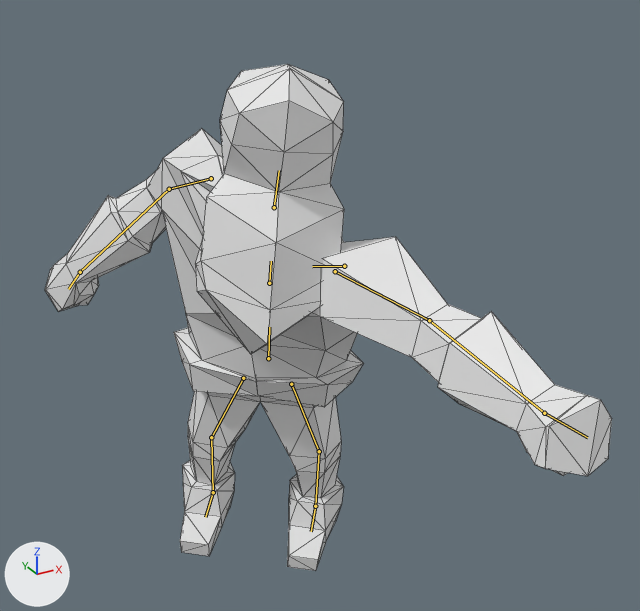
Before and after pictures for a commit that changed the Blender file Animations/WarriorLeftPunch.blend.
Rendered twice from a 50 mm lens placed at (-5.46, -11.62, 9.92), pointed at (-0.14, -1.93, 5.08). Every picture has the same lights, and +X, +Y and +Z are marked at lower left. Both versions are drawn at frame 8 of the action 'ArmatureAction.001'; the numbers are the values there. The bones that bend it are drawn over the model as lines. Mesh edges are drawn as thin lines.
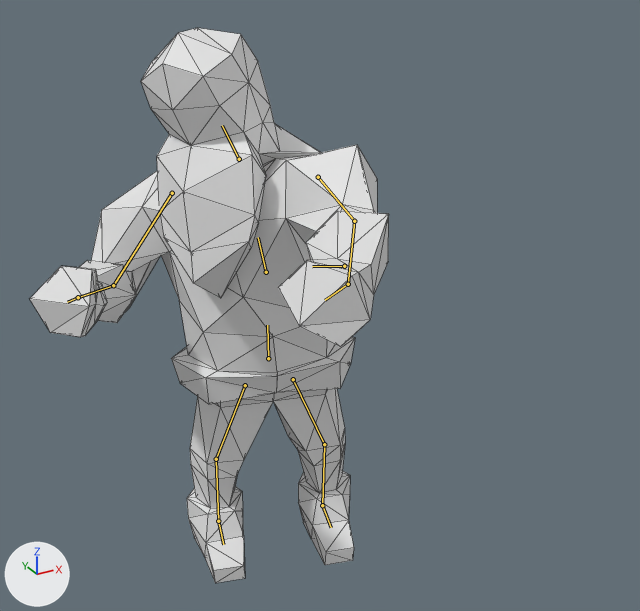
What differs and where, as boxes (x1, y1, x2, y2) in the pictures (640 x 611 px):
'Cube', posed (37% narrower, 9% taller): before (45, 64, 612, 571); after (30, 28, 389, 583)
bone 'Root', root to tip: before (268, 358) to (269, 327); after (268, 358) to (267, 325)
bone 'Chest', root to tip: before (269, 283) to (271, 261); after (266, 272) to (258, 237)
bone 'Shoulder.R', root to tip: before (211, 178) to (169, 189); after (172, 193) to (113, 285)
bone 'Arm.R', root to tip: before (169, 189) to (80, 272); after (113, 285) to (78, 297)
bone 'Hand.R', root to tip: before (80, 272) to (68, 289); after (78, 297) to (67, 302)
bone 'Shoulder.L', root to tip: before (335, 271) to (429, 320); after (318, 177) to (354, 221)
bone 'Arm.L', root to tip: before (429, 320) to (544, 413); after (354, 221) to (348, 284)
bone 'Hand.L', root to tip: before (544, 413) to (587, 437); after (348, 284) to (325, 300)
bone 'Head', root to tip: before (274, 207) to (279, 170); after (239, 159) to (222, 125)

What the commit changed:
Bone 'Root' (bone_root) turns from (9, -35, -5) to (0, -15, 0) degrees about its own x, y and z.
Bone 'Chest' (bone_chest) moves from (0.0, 0.0, 0.2) to (0.0, 0.0, 0.0).
Bone 'Chest' (bone_chest) turns from (35, -35, -27) to (2, -32, 10) degrees about its own x, y and z.
Bone 'Shoulder.R' (bone_shoulder_r) moves from (0.12, -0.03, 0.15) to (0.0, 0.0, 0.0).
Bone 'Shoulder.R' (bone_shoulder_r) turns from (-4, 38, -8) to (11, -2, -24) degrees about its own x, y and z.
Bone 'Arm.R' (bone_arm_r) turns from (-33, -35, -1) to (-96, -1, 4) degrees about its own x, y and z.
Bone 'Hand.R' (bone_hand_r) turns from (33, -6, 3) to (0, 0, 0) degrees about its own x, y and z.
Bone 'Shoulder.L' (bone_shoulder_l) moves from (0.16, -0.14, 0.12) to (-0.01, -0.12, 0.02).
Bone 'Shoulder.L' (bone_shoulder_l) turns from (-93, -25, 27) to (-48, 19, 43) degrees about its own x, y and z.
Bone 'Arm.L' (bone_arm_l) turns from (-5, 17, -26) to (-15, -19, -24) degrees about its own x, y and z.
Bone 'Hand.L' (bone_hand_l) turns from (-2, -1, -12) to (-18, 6, 6) degrees about its own x, y and z.
Bone 'Head' (bone_head) turns from (-20, 51, -6) to (16, -14, 2) degrees about its own x, y and z.
